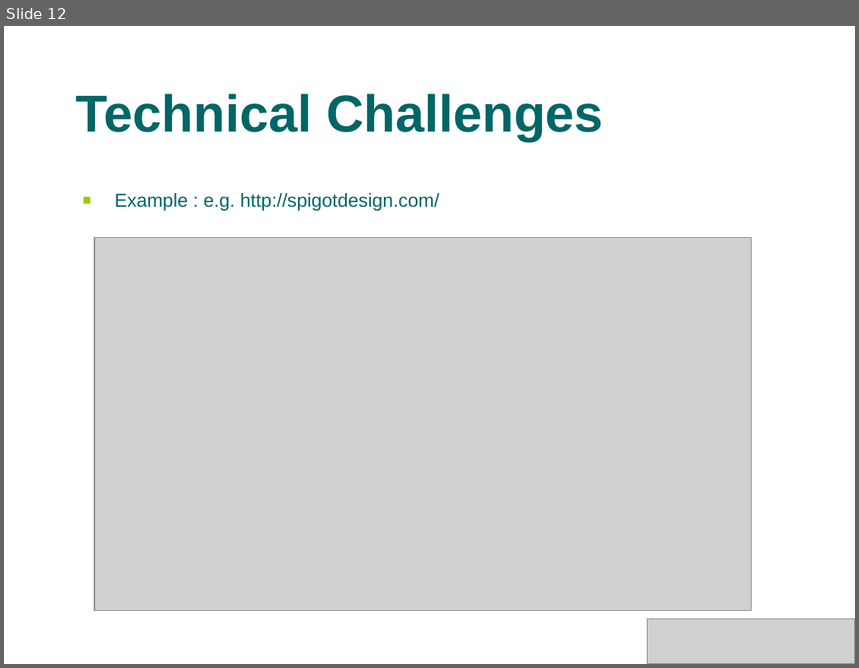
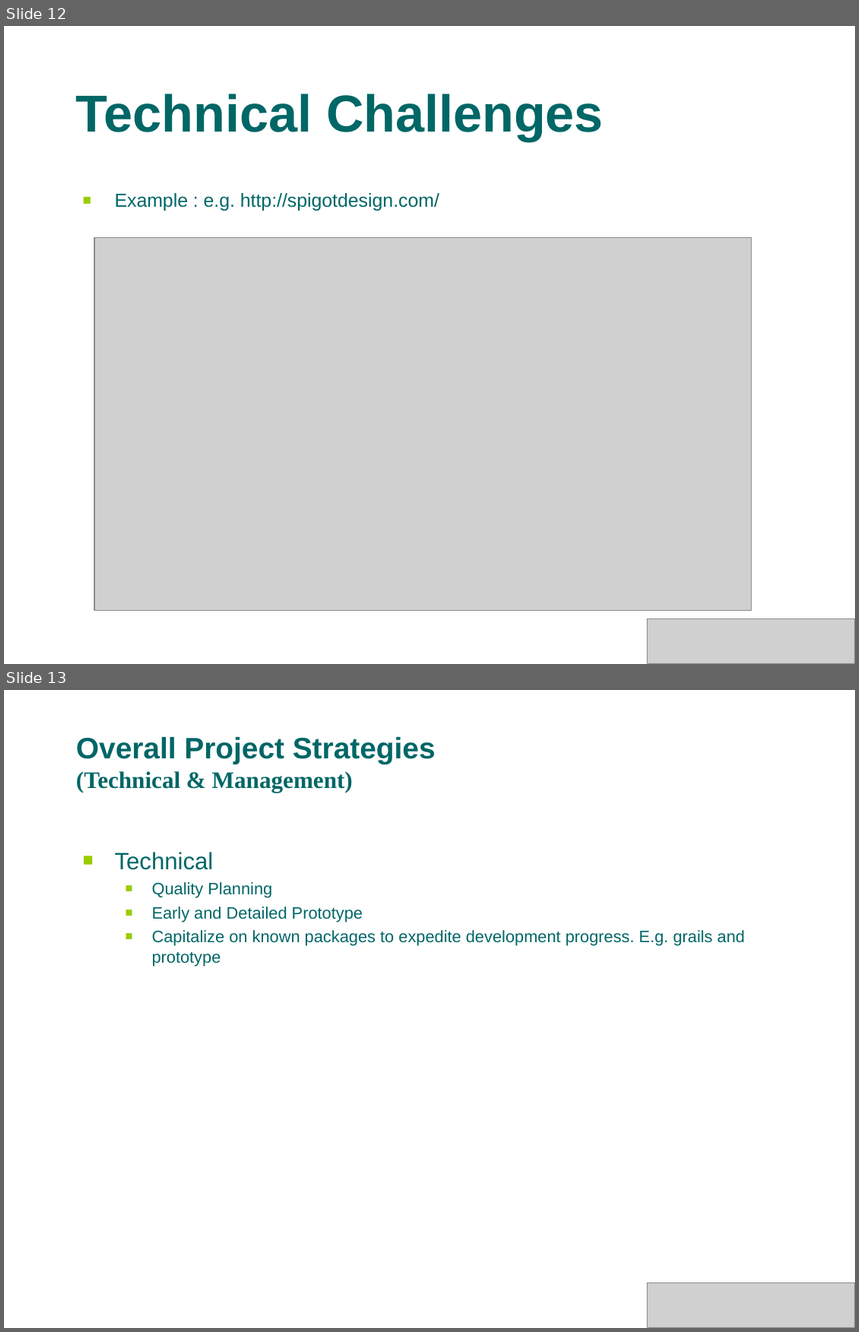
Before and after one commit to s4kshya/leezdr-repository, a slide deck: Exam Paper/MTECH_PROJ/Presentation/phase1.ppt. Shown one above the other, each under a label of ours: slide 12 before the commit, slides 12 and 13 after it. The pictures are 859x668 and 859x1332 pixels, drawn with LibreOffice and Linux fonts; fonts in the diff are those of the drawing; grey boxes stand for pictures; background and template pictures are left out. Boxes give left, top, right and bottom in pixels: in the first picture for what was removed or moved away, otherwise in the second. Text is boxed around its words. In the diff, an @@ line names an element or a change of style, - is before the commit and + after.

```diff
--- a/Exam Paper/MTECH_PROJ/Presentation/phase1.ppt
+++ b/Exam Paper/MTECH_PROJ/Presentation/phase1.ppt
@@ slide 13 added at (4,690,855,1328), background picture (left out) @@
@@ title added at (76,736,436,792), 25 pt, text #006666, bold @@
+Overall Project Strategies
+(Technical & Management)
@@ text added at (115,852,745,966), 14 pt, text #006666 @@
+■ Technical
+  ■ Quality Planning
+  ■ Early and Detailed Prototype
+  ■ Capitalize on known packages to expedite development progress. E.g. grails and prototype
@@ picture added at (648,1284,855,1328) @@
```
Also in this commit, not shown: 8 slides changed, 3 other slides added, 1 slide removed.
